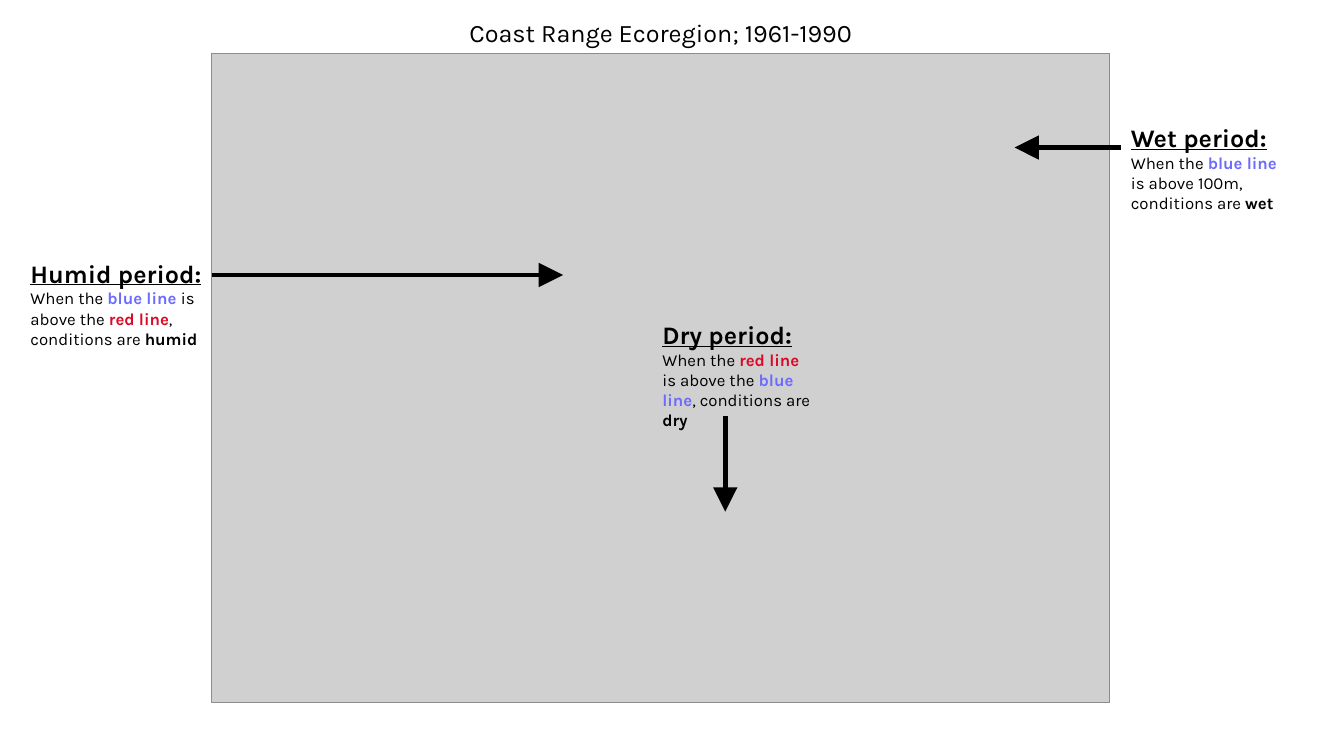
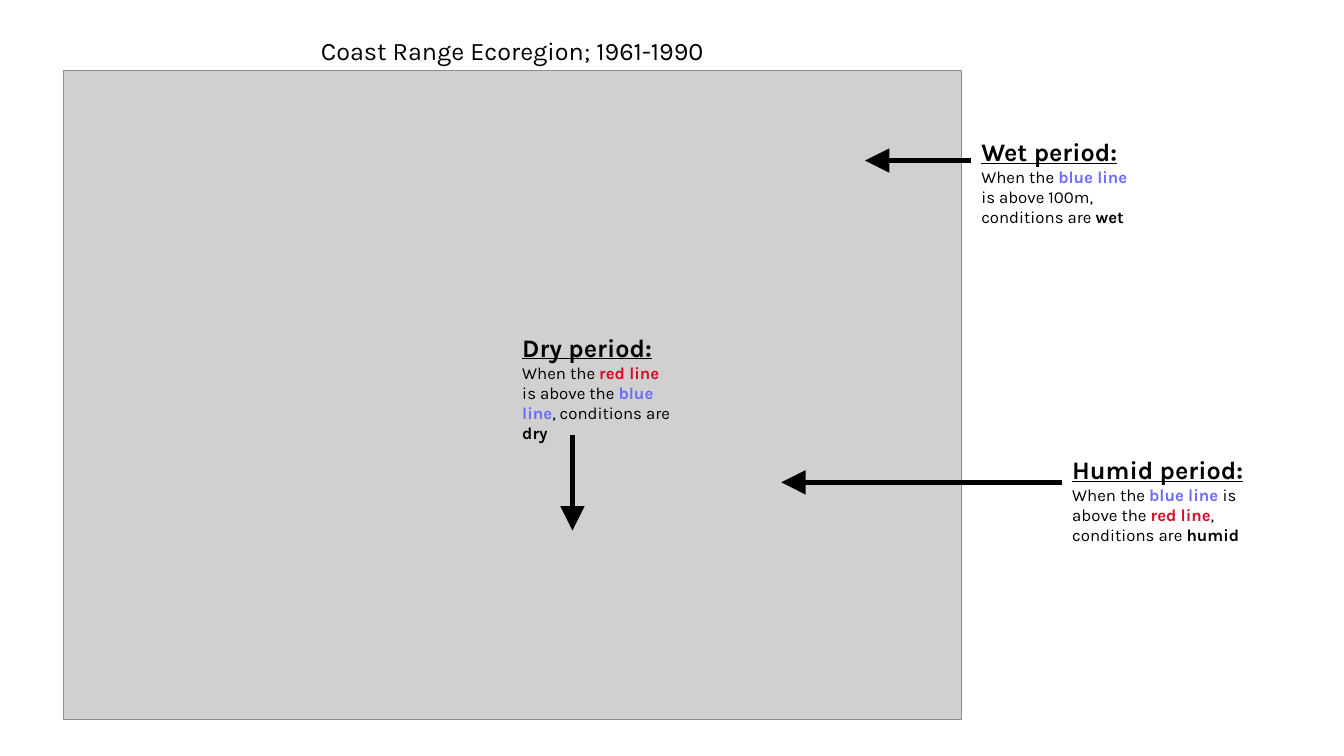
Before and after one commit to bcgov/climr-app, a slide deck: slide 4 of documentation/plot_info.pptx. Drawn at 1344x756 pixels with LibreOffice and Linux fonts; fonts in the diff are those of the drawing; grey boxes stand for pictures. Boxes give left, top, right and bottom in pixels: in the first picture for what was removed or moved away, otherwise in the second. Text is boxed around its words. In the diff, an @@ line names an element or a change of style, - is before the commit and + after.

```diff
--- a/documentation/plot_info.pptx
+++ b/documentation/plot_info.pptx
@@ picture: place and size @@
-picture at [212,53,1110,703]
+picture at [64,71,962,720]
@@ 2 texts, 1 arrow: place and size @@
-2 texts, 1 arrow at [469,24,1277,210]
+2 texts, 1 arrow at [321,42,1127,224]
@@ arrow removed from (212, 275) to (564, 275) @@
@@ text "Dry period:": place and size @@
-text "Dry period:" at [662,326,810,430]
+text "Dry period:" at [522,339,670,443]
@@ arrow moved from (726, 416) - (726, 512) to (573, 436) - (573, 530) @@
@@ text "Humid period:": place and size @@
-text "Humid period:" at [30,265,201,346]
+text "Humid period:" at [1072,461,1243,541]
@@ arrow added from (1063, 483) to (781, 483), #000000 3.5 pt @@
```
Also in this commit, not shown: 1 other file.
